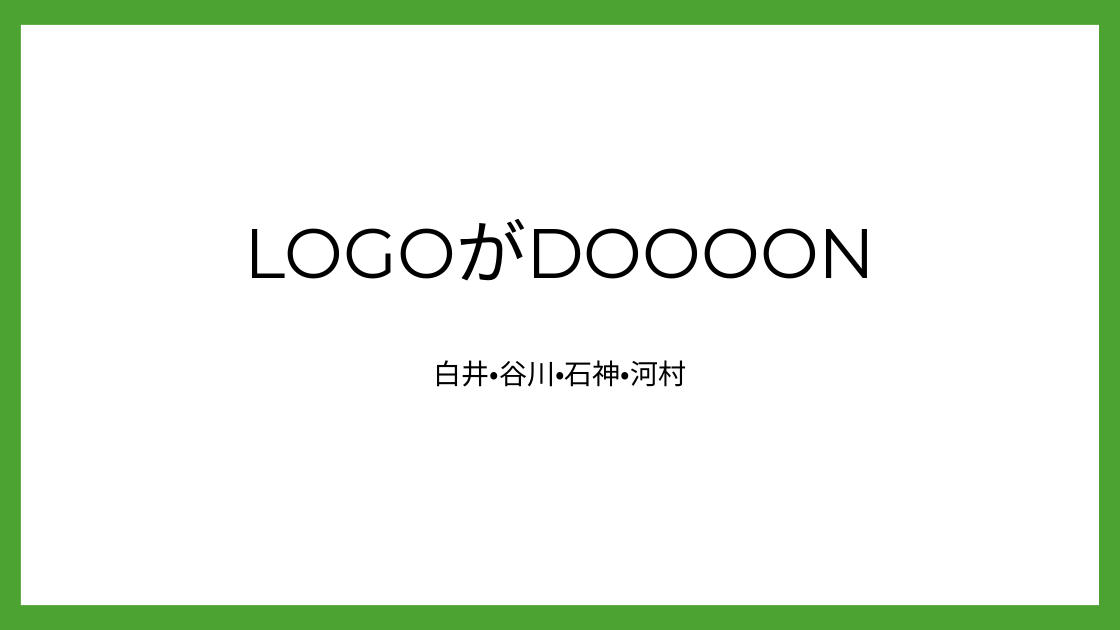
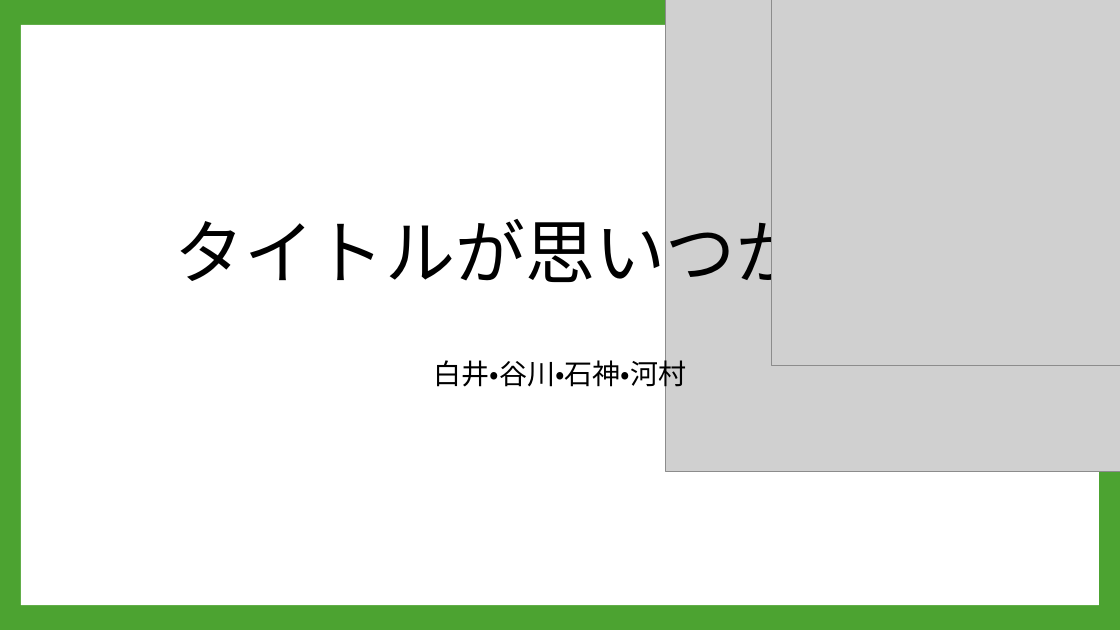
Before and after one commit to A23019/GC_A3_1, a slide deck: slide 1 of 企画/PowerPoint/企画案２.pptx. Drawn at 1120x630 pixels with LibreOffice and Linux fonts; fonts in the diff are those of the drawing; grey boxes stand for pictures; background and template pictures are left out. Boxes give left, top, right and bottom in pixels: in the first picture for what was removed or moved away, otherwise in the second. Text is boxed around its words. In the diff, an @@ line names an element or a change of style, - is before the commit and + after.

```diff
--- a/企画/PowerPoint/企画案２.pptx
+++ b/企画/PowerPoint/企画案２.pptx
@@ picture added at [665,0,1120,471] @@
@@ picture added at [771,0,1120,365] @@
@@ title at [175,208,945,296]: text changed @@
-LOGOがDOOOON
+タイトルが思いつかない
```
Also in this commit, not shown: 9 other slides changed, 8 slides added, 1 slide removed, 2 other files.
